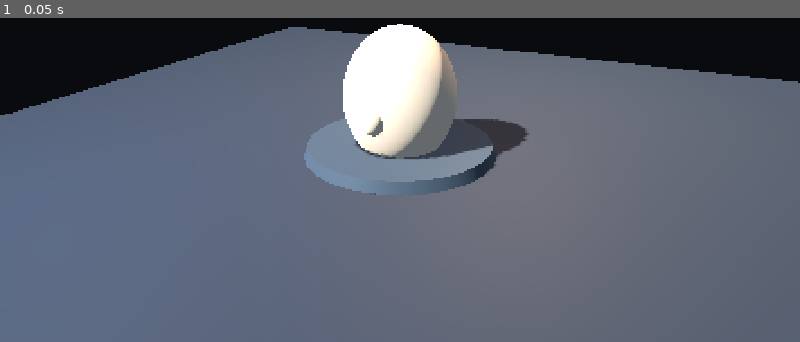
Above: before the commit, frame 1.
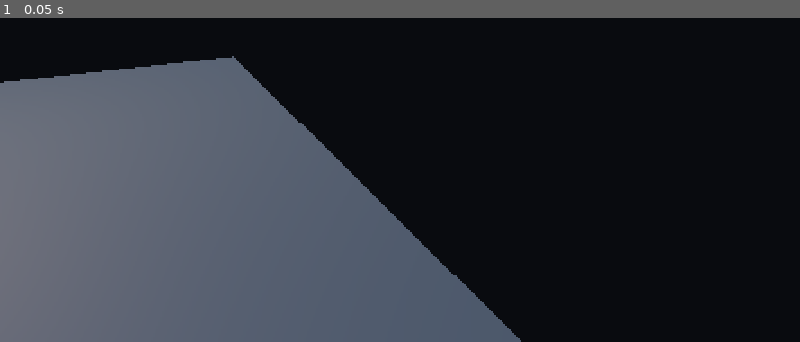
Above: after the commit, the same moment.

Repository: thomthehound/Godauldron
Game: Godot game, scene res://scenes/showcase/inspection_stage.tscn
Two runs of this game, one before a commit and one after it. Both use one fixed random seed, a clock stepped at 60 frames per second and the inputs below. This scene is started directly instead of the project's main scene.
Inputs:
- Up to frame 1 (0.05 s): no input

The runs differ from the first frame. In frame 1, 50% of the frame differs, in the area x 0-100%, y 1-100%.

Commit message:
Respect editor-authored camera poses and environment settings by default

Diff:
--- a/scenes/showcase/inspection_stage.tscn
+++ b/scenes/showcase/inspection_stage.tscn
@@ -57,13 +57,13 @@
 [node name="ShowcaseStage" type="Node3D"]
 script = ExtResource("1")
 stage_kind = "inspection"
-camera_look_at = Vector3(0, 0.05, 0)
 
 [node name="StageEnvironment" type="WorldEnvironment" parent="."]
 environment = SubResource("env")
 
 [node name="StageCamera" type="Camera3D" parent="."]
 position = Vector3(3.40, 2.45, 6.8)
+rotation_degrees = Vector3(-17.5, -26.6, 0)
 fov = 43.0
 current = true
 
--- a/scenes/showcase/portrait_stage.tscn
+++ b/scenes/showcase/portrait_stage.tscn
@@ -57,13 +57,13 @@
 [node name="ShowcaseStage" type="Node3D"]
 script = ExtResource("1")
 stage_kind = "portrait"
-camera_look_at = Vector3(0, 1.30, 0)
 
 [node name="StageEnvironment" type="WorldEnvironment" parent="."]
 environment = SubResource("env")
 
 [node name="StageCamera" type="Camera3D" parent="."]
 position = Vector3(2.15, 2.12, 5.6)
+rotation_degrees = Vector3(-7.8, -21.0, 0)
 fov = 43.0
 current = true
 
--- a/scripts/showcase_stage.gd
+++ b/scripts/showcase_stage.gd
@@ -4,10 +4,10 @@
 ## optional NeutralSubject and attach provider nodes under SubjectAnchor.
 
 @export_enum("portrait", "inspection") var stage_kind: String = "portrait"
-@export var camera_look_at: Vector3 = Vector3(0, 1.55, 0)
 
 var _params: Dictionary = {}
 var _time: float = 0.0
+var _authored_background: Color
 
 @onready var _subject_motion: Node3D = $SubjectMotion
 @onready var _neutral_subject: Node3D = $SubjectMotion/NeutralSubject
@@ -16,9 +16,11 @@
 
 
 func _ready() -> void:
-	_camera.look_at(camera_look_at, Vector3.UP)
+	# Camera transforms and environment resources are editor-authored. The
+	# host should not overwrite a project's composition just by loading it.
+	_authored_background = _environment.environment.background_color
 	_camera.current = true
-	godauldron_preview({"motion": "still", "show_placeholder": true, "background": "slate"})
+	godauldron_preview({"motion": "still", "show_placeholder": true, "background": "as_authored"})
 
 
 func _background_color(theme: String) -> Color:
@@ -35,7 +37,8 @@
 	_params = parameters.duplicate(true)
 	_time = 0.0
 	_neutral_subject.visible = bool(_params.get("show_placeholder", true))
-	_environment.environment.background_color = _background_color(String(_params.get("background", "slate")))
+	var backdrop: String = String(_params.get("background", "as_authored"))
+	_environment.environment.background_color = _authored_background if backdrop == "as_authored" else _background_color(backdrop)
 	_update_pose()
 
 
--- a/tests/loxfx_onboarding_smoke.gd
+++ b/tests/loxfx_onboarding_smoke.gd
@@ -80,6 +80,16 @@
 				key_light == null or fill == null or rim == null:
 			_fail("A showcase stage lacks its editable camera/light/attachment rig")
 			return
+		# Scene-authoring authority: default preview must preserve camera
+		# rotations and the editor-authored environment.
+		var authored_rotation: Vector3 = camera.rotation_degrees
+		var authored_background: Color = world.environment.background_color
+		stage.call("godauldron_preview", {
+			"motion": "still", "show_placeholder": true, "background": "as_authored"
+		})
+		if not camera.rotation_degrees.is_equal_approx(authored_rotation) or 				not world.environment.background_color.is_equal_approx(authored_background):
+			_fail("Stage startup/preview replaced Godot-authored camera or backdrop")
+			return
 		# Adding provider-owned nodes to the anchor must not be disturbed by
 		# stage stepping or by hiding the optional neutral reference subject.
 		var provided := Node3D.new()
Not shown, changed: experiments/showcase-example/manifest.json
Not shown, changed: experiments/showcase-inspection/manifest.json
Not shown, changed: experiments/showcase-portrait/manifest.json
Not shown, changed: docs/SCENE_AUTHORING.md
